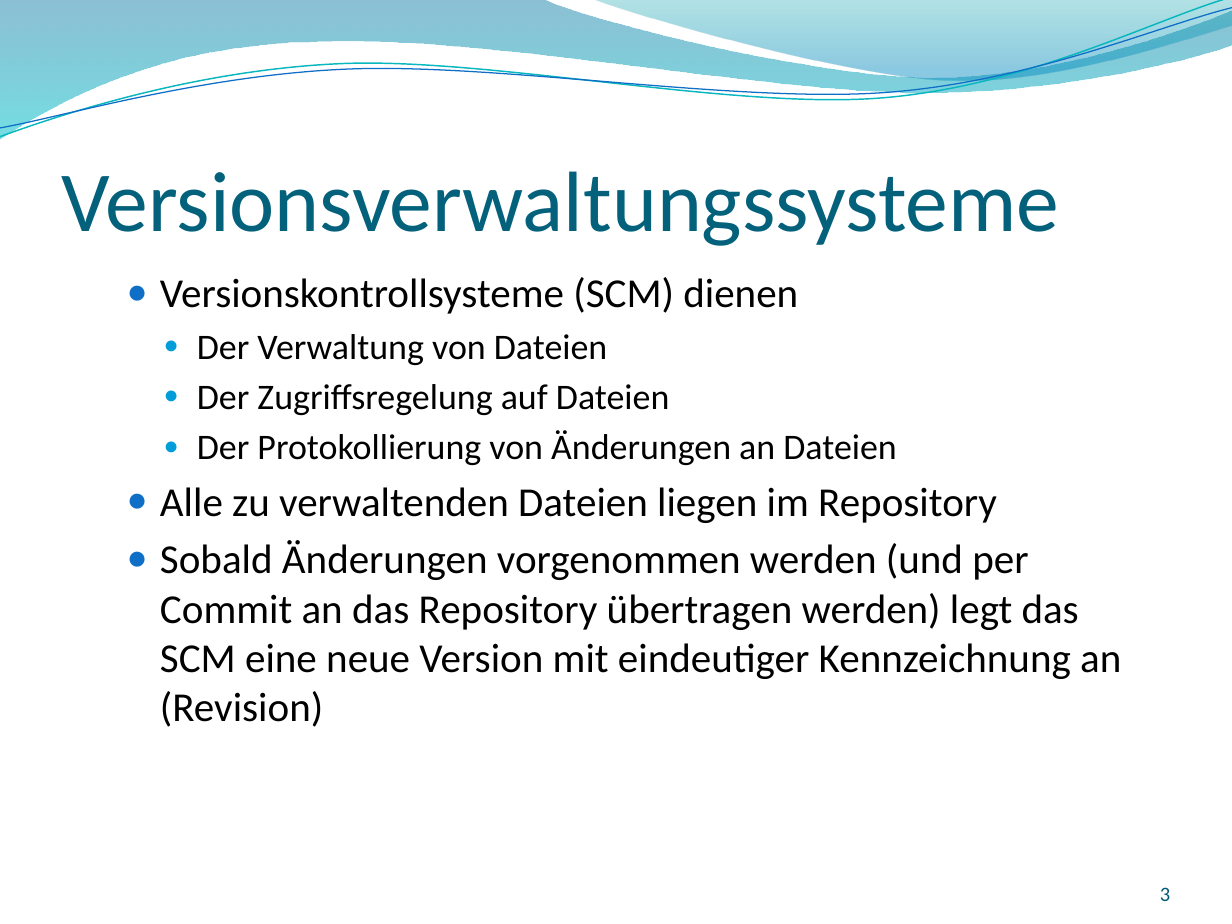
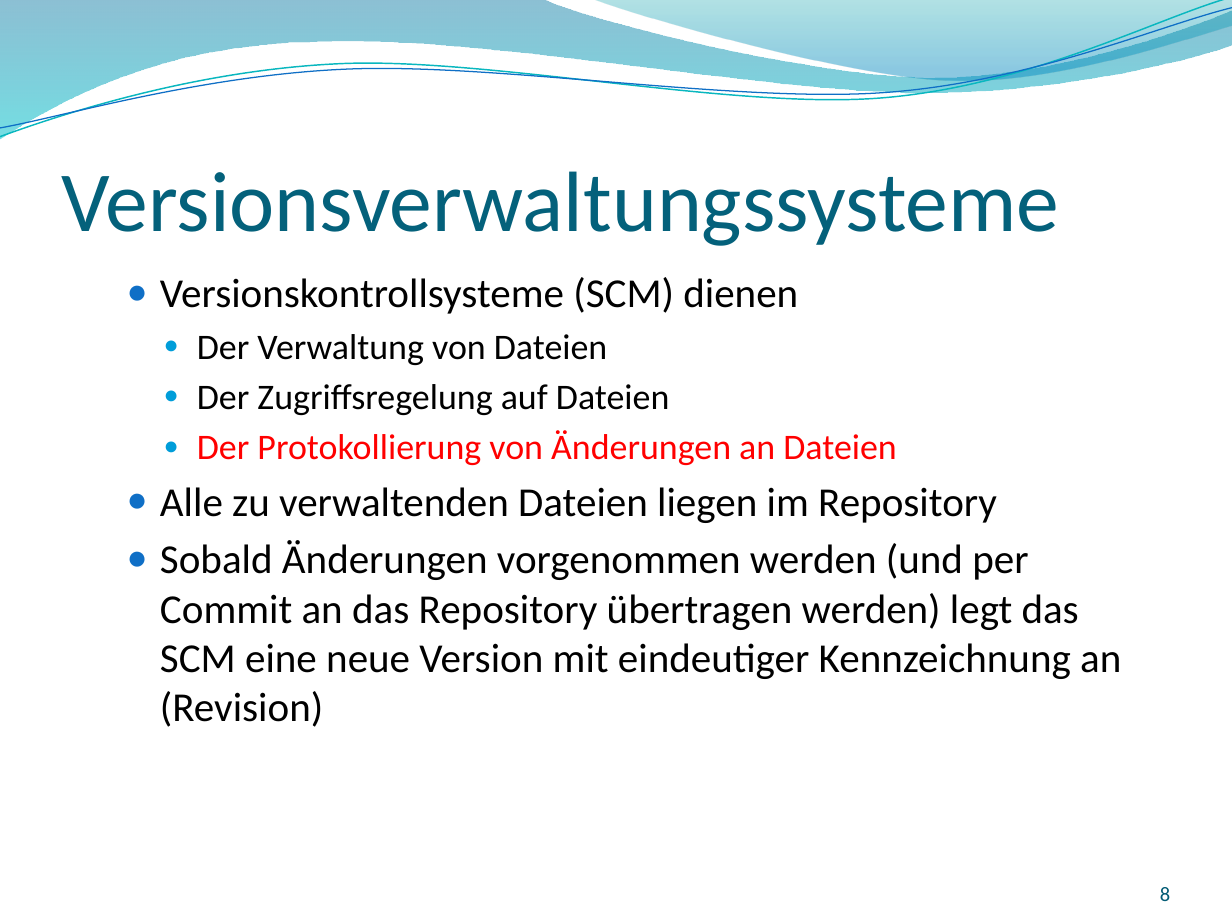
Before and after one commit to GitTyCat42/GITVortrag, a slide deck: slide 8 of SS2017_Git_2017-04-27_Nina-Stodolka_Johannes-Struzek.pptx (slide 3 before the commit). Drawn at 1232x924 pixels with LibreOffice and Linux fonts; fonts in the diff are those of the drawing; background and template pictures are left out. Boxes give left, top, right and bottom in pixels: in the first picture for what was removed or moved away, otherwise in the second. Text is boxed around its words. In the diff, an @@ line names an element or a change of style, - is before the commit and + after.

```diff
--- a/SS2017_Git_2017-04-27_Nina-Stodolka_Johannes-Struzek.pptx
+++ b/SS2017_Git_2017-04-27_Nina-Stodolka_Johannes-Struzek.pptx
@@ text at (197, 430, 896, 465): text colour #000000 to #FF0000 in "Der Protokollierung von Änderungen an Dateien" @@
@@ page number at (1160, 887, 1170, 901): text changed @@
-3
+8
```
Also in this commit, not shown: 16 other slides changed.
